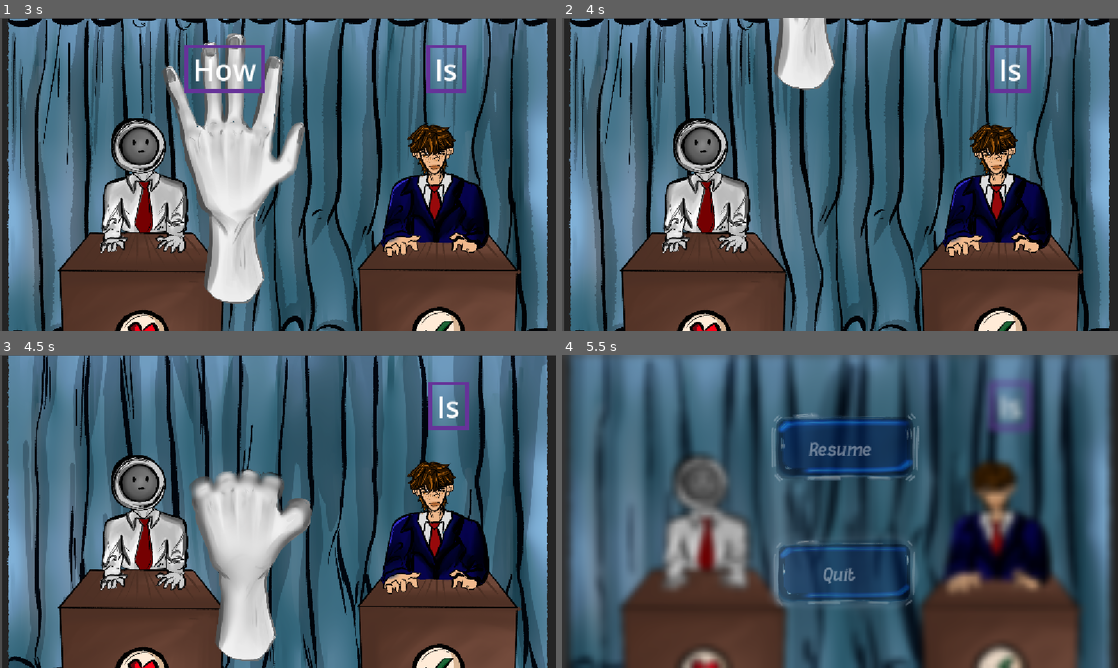
Above: before the commit, frames 1-4 (two rows, left to right).
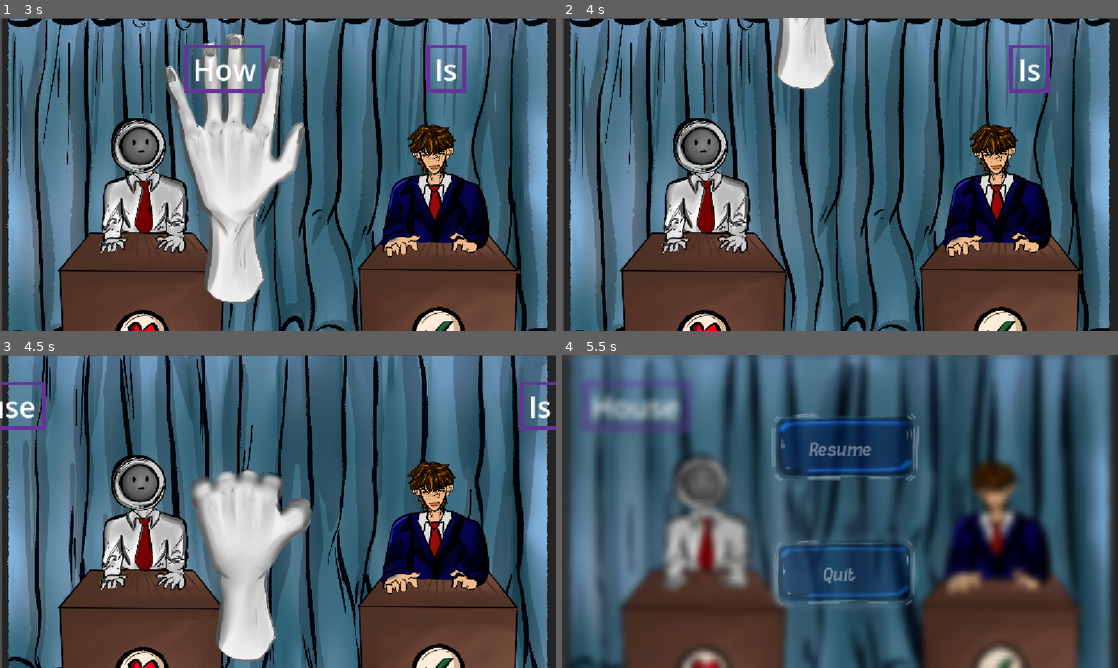
Above: after the commit, the same moments.

Repository: bunnybunnybun/AI-Takeover
Game: Godot game, scene res://scenes/main_menu.tscn
The game is run twice, just before and just after one commit, with the same random seed, the same clock (stepped at 60 frames per second) and the same inputs.
Inputs (mouse positions are in pixels of both pictures, inside the frame that each line leads up to):
- Up to frame 1 (3 s): click "Play" at 0.5 s; tap Enter (ui_accept) at 1.25, 1.52 s; move the mouse to (400, 158) at 1.27 s; hold F (telegraph_button) 1.28-2 s; click (400, 158) at 1.42 s; click "Resume" at 2 s; move the mouse to (166, 190) at 2.77 s; tap F (telegraph_button) at 2.85 s; click (166, 190) at 2.92 s
- Up to frame 2 (4 s): tap Enter (ui_accept) at 3.02 s; click "Resume" at 3.5 s
- Up to frame 3 (4.5 s): move the mouse to (333, 442) at 4.27 s; hold F (telegraph_button) from 4.28 s (still down); click (333, 442) at 4.42 s
- Up to frame 4 (5.5 s): move the mouse to (812, 574) at 5.02 s; release F (telegraph_button) at 5.03 s; tap F (telegraph_button) at 5.1 s; click (812, 574) at 5.17 s; tap Enter (ui_accept) at 5.27 s

Frame 1 is identical in both runs. In frame 2, 0.7% of the frame differs, in the area x 77-88%, y 8-24%; in frame 3, 1.3%; in frame 4, 2.0%, in the area x 3-84%, y 8-25%.
Error before the commit: Invalid call. Nonexistent function 'get_children' in base 'previously freed'. (res://scripts/river.gd:126)

Commit message:
stop animation from overriding itself

Diff:
--- /dev/null
+++ b/ai-takeover/scenes/scene_2.tscn
@@ -0,0 +1,9 @@
+[gd_scene format=3 uid="uid://vv5d5svje0b7"]
+
+[ext_resource type="Texture2D" uid="uid://cawyt4qo1bc5d" path="res://icon.svg" id="1_xe0r6"]
+
+[node name="Node2D" type="Node2D" unique_id=1601741988]
+
+[node name="Icon" type="Sprite2D" parent="." unique_id=117544224]
+position = Vector2(594, 311)
+texture = ExtResource("1_xe0r6")
--- a/ai-takeover/scripts/main.gd
+++ b/ai-takeover/scripts/main.gd
@@ -1,6 +1,9 @@
 extends Node2D
 var word_array: Array = []
-var score
+var phrases: Array = [
+	["Free", "Road"]
+]
+var score = 0
 
 # Called when the node enters the scene tree for the first time.
 func _ready() -> void:
@@ -8,7 +11,11 @@
 
 # Called every frame. 'delta' is the elapsed time since the previous frame.
 func _process(_delta: float) -> void:
-	if len(word_array) == 5:
+	print("Score: ", score)
+	for i in range(len(word_array)):
+		for j in range(i+1, len(word_array) + 1):
+			if word_array.slice(i,j) in phrases:
+				score += 1
 		if word_array == ["I","Will","Help","The","Nation"]:
 			score += 1
 
@@ -20,4 +27,3 @@
 func _on_word_pushed(word) -> void:
 	word_array.append(word.name)
 	word.queue_free()
-	print(word_array)
--- a/ai-takeover/scripts/river.gd
+++ b/ai-takeover/scripts/river.gd
@@ -123,6 +123,8 @@
 # Called every frame. 'delta' is the elapsed time since the previous frame.
 func _process(_delta: float) -> void:
 	for node in label_nodes:
+		if node == null:
+			continue
 		for part in node.get_children():
 			part.position.x += 5
 			if part.position.x > max_distance + get_viewport_rect().position.x:
--- a/ai-takeover/scripts/word_push.gd
+++ b/ai-takeover/scripts/word_push.gd
@@ -9,7 +9,7 @@
 
 # Called every frame. 'delta' is the elapsed time since the previous frame.
 func _process(delta: float) -> void:
-	if Input.is_action_just_pressed("ui_focus_next"):
+	if Input.is_action_just_pressed("ui_focus_next") and !visible:
 		visible = true
 		print("button pressed")
 		animated_sprite_2d.frame = 0
